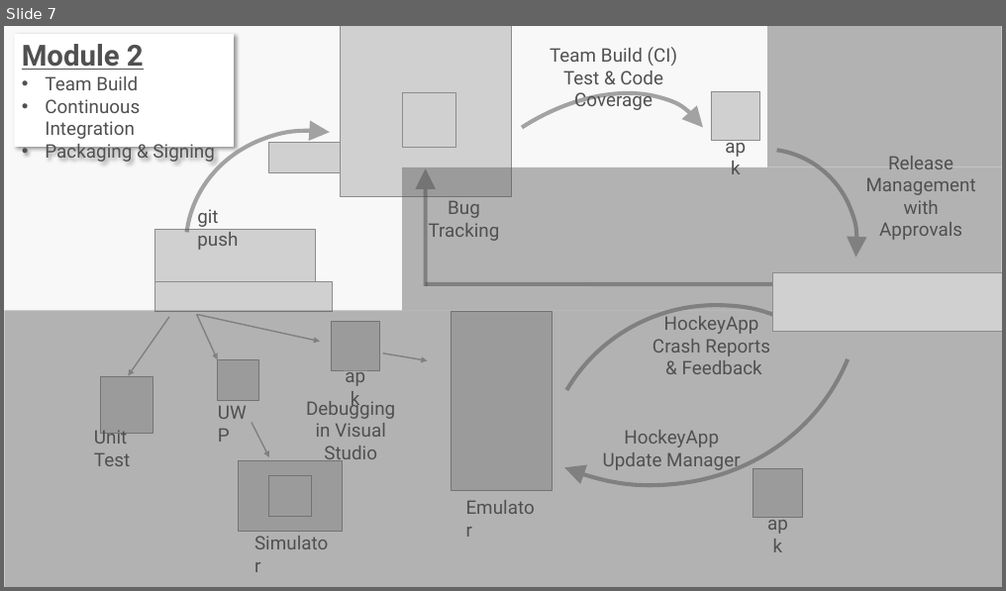
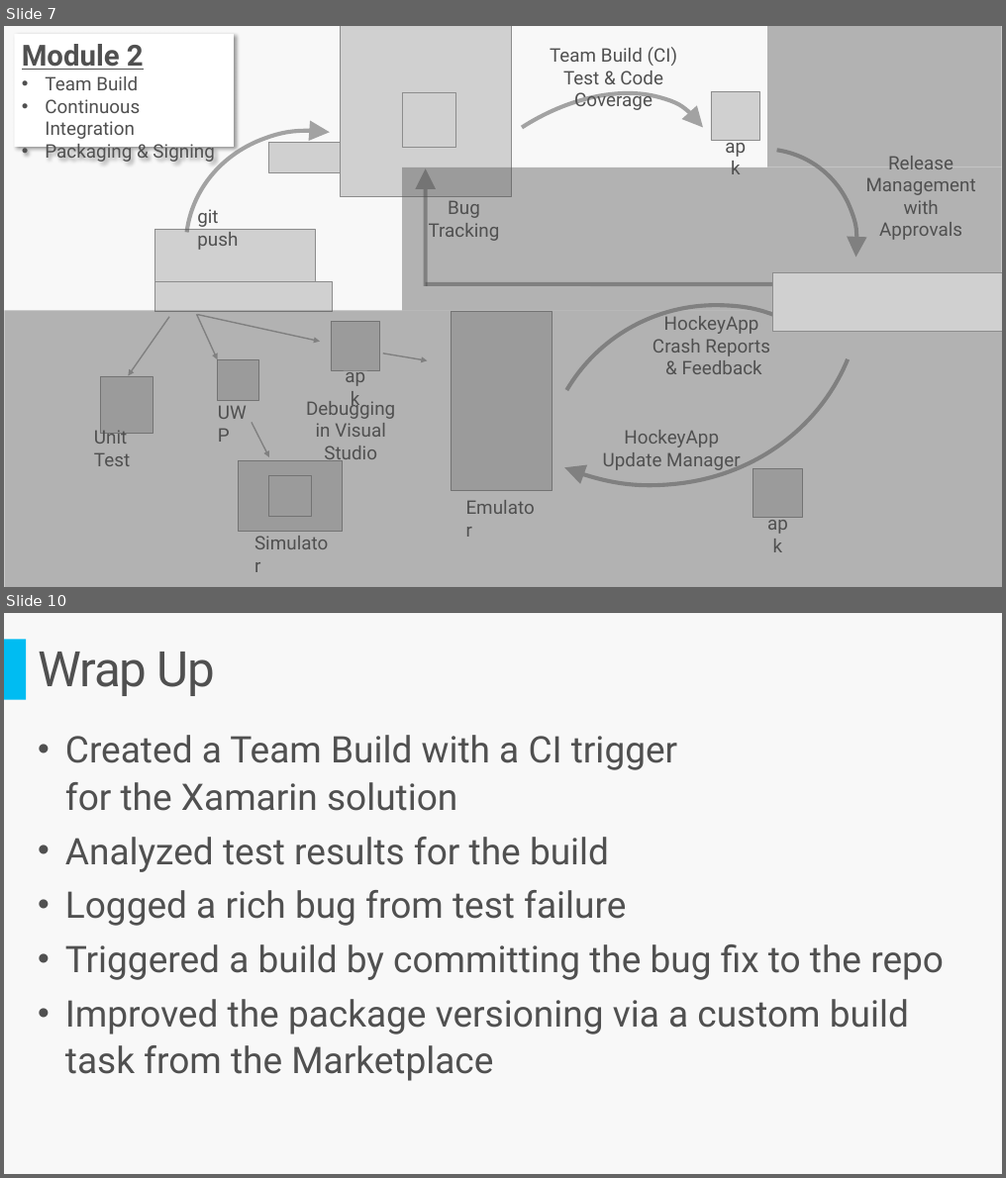
Before and after one commit to sriramdasbalaji/CodeLabs-MobileDevOps, a slide deck: Module2-CI/Slides/Mobile DevOps Module 2.pptx. Shown one above the other, each under a label of ours: slide 7 before the commit, slides 7 and 10 after it; the slides between them are not shown. The pictures are 1006x591 and 1006x1178 pixels, drawn with LibreOffice and Linux fonts; fonts in the diff are those of the drawing; grey boxes stand for pictures. Boxes give left, top, right and bottom in pixels: in the first picture for what was removed or moved away, otherwise in the second. Text is boxed around its words. In the diff, an @@ line names an element or a change of style, - is before the commit and + after.

```diff
--- a/Module2-CI/Slides/Mobile DevOps Module 2.pptx
+++ b/Module2-CI/Slides/Mobile DevOps Module 2.pptx
@@ slide 10 added at box(4, 613, 1002, 1174), background #F8F8F8 @@
@@ rectangle added at box(4, 640, 26, 700), fill #00BCF2 @@
@@ title added at box(38, 652, 216, 696), 48 pt, text #505050 @@
+Wrap Up
@@ text added at box(65, 735, 944, 1081), 36 pt, text #505050 @@
+• Created a Team Build with a CI trigger
+  for the Xamarin solution
+• Analyzed test results for the build
+• Logged a rich bug from test failure
+• Triggered a build by committing the bug fix to the repo
+• Improved the package versioning via a custom build
+  task from the Marketplace
```
Also in this commit, not shown: 4 slides changed, 2 other slides added, 1 slide removed, 2 other files.
